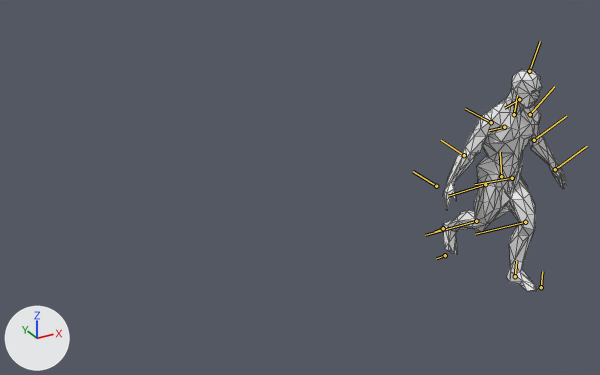
An edit to the FBX model PrototypesMobile/Assets/4_Environment/Mesh/character.fbx, drawn before and after from the same camera.
Rendered twice from a camera (50 mm lens) standing at (-13.12, -13.88, 10.85) and looking at (-3.84, 2.99, 2.41). The lights are fixed; the arrows at lower left show +X, +Y and +Z. Both versions are drawn at the pose saved in each file; the numbers are the values there. The bones that bend it are drawn over the model as lines. Mesh edges are drawn as thin lines.

Names of what the first picture shows: 'body'.
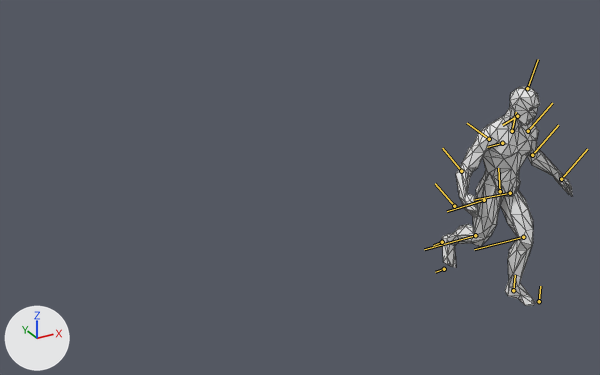
Pixel boxes (x1, y1, x2, y2) of what changed, in the pictures (600 x 375 px):
'body', posed: before (443, 69, 567, 291); after (442, 87, 573, 306)
bone 'Articulation_1', root to tip: before (501, 176) to (500, 152); after (500, 191) to (498, 168)
bone 'Articulation_2_4', root to tip: before (491, 122) to (465, 108); after (489, 139) to (467, 123)
bone 'Articulation_1_3', root to tip: before (464, 155) to (441, 140); after (461, 171) to (442, 148)
bone 'Articulation_5_2', root to tip: before (534, 140) to (566, 116); after (532, 155) to (558, 125)

Patch to the scene script:
```diff
--- a/PrototypesMobile/Assets/4_Environment/Mesh/character.fbx.py
+++ b/PrototypesMobile/Assets/4_Environment/Mesh/character.fbx.py
@@ bone_articulation_1 @@
 bone_articulation_1 = bpy.data.objects['Racine'].pose.bones['Articulation_1']
-bone_articulation_1.location = (0.0, 0.0, 0.0)
+bone_articulation_1.location = (0.0, -39.0, -10.0)
@@ bone_articulation_2_4 @@
 bone_articulation_2_4 = bpy.data.objects['Racine'].pose.bones['Articulation_2_4']  # child of 'Articulation_3_3'
-bone_articulation_2_4.rotation_quaternion = (0.992, 0.126, 0.007, -0.009)  # degrees (14, 1, -1)
+bone_articulation_2_4.rotation_quaternion = (0.985, 0.171, 0.018, 0.007)  # degrees (20, 2, 1)
@@ bone_articulation_1_3 @@
 bone_articulation_1_3 = bpy.data.objects['Racine'].pose.bones['Articulation_1_3']  # child of 'Articulation_2_4'
-bone_articulation_1_3.rotation_quaternion = (1.0, 0.0, 0.0, 0.0)  # degrees (0, 0, 0)
+bone_articulation_1_3.rotation_quaternion = (0.92, 0.072, 0.383, -0.03)  # degrees (9, 45, 0)
@@ bone_articulation_5_2 @@
 bone_articulation_5_2 = bpy.data.objects['Racine'].pose.bones['Articulation_5_2']  # child of 'Articulation_4_2'
-bone_articulation_5_2.rotation_quaternion = (0.938, -0.015, -0.296, -0.181)  # degrees (6, -34, -23)
+bone_articulation_5_2.rotation_quaternion = (0.913, 0.091, -0.368, -0.148)  # degrees (21, -40, -26)
```
